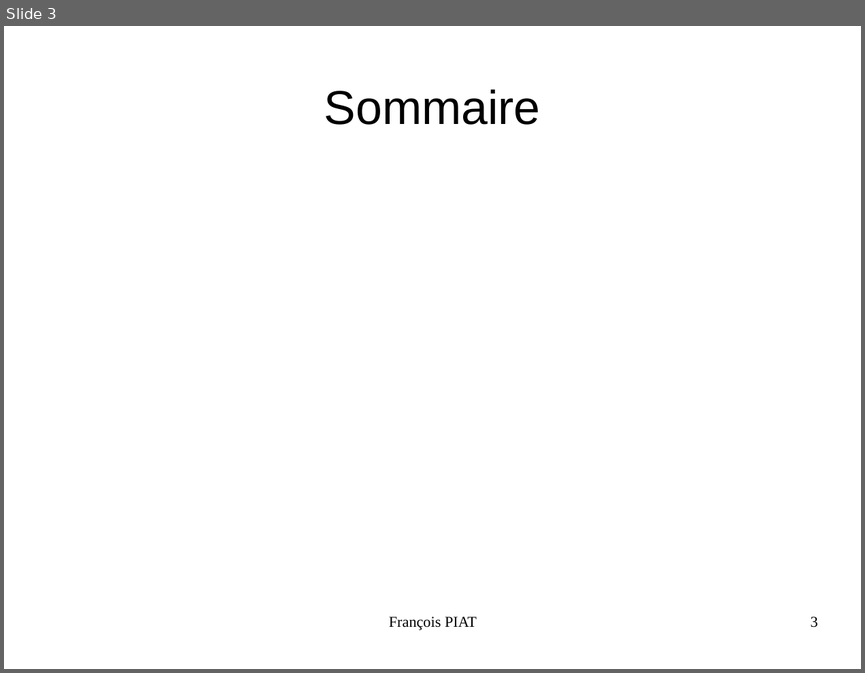
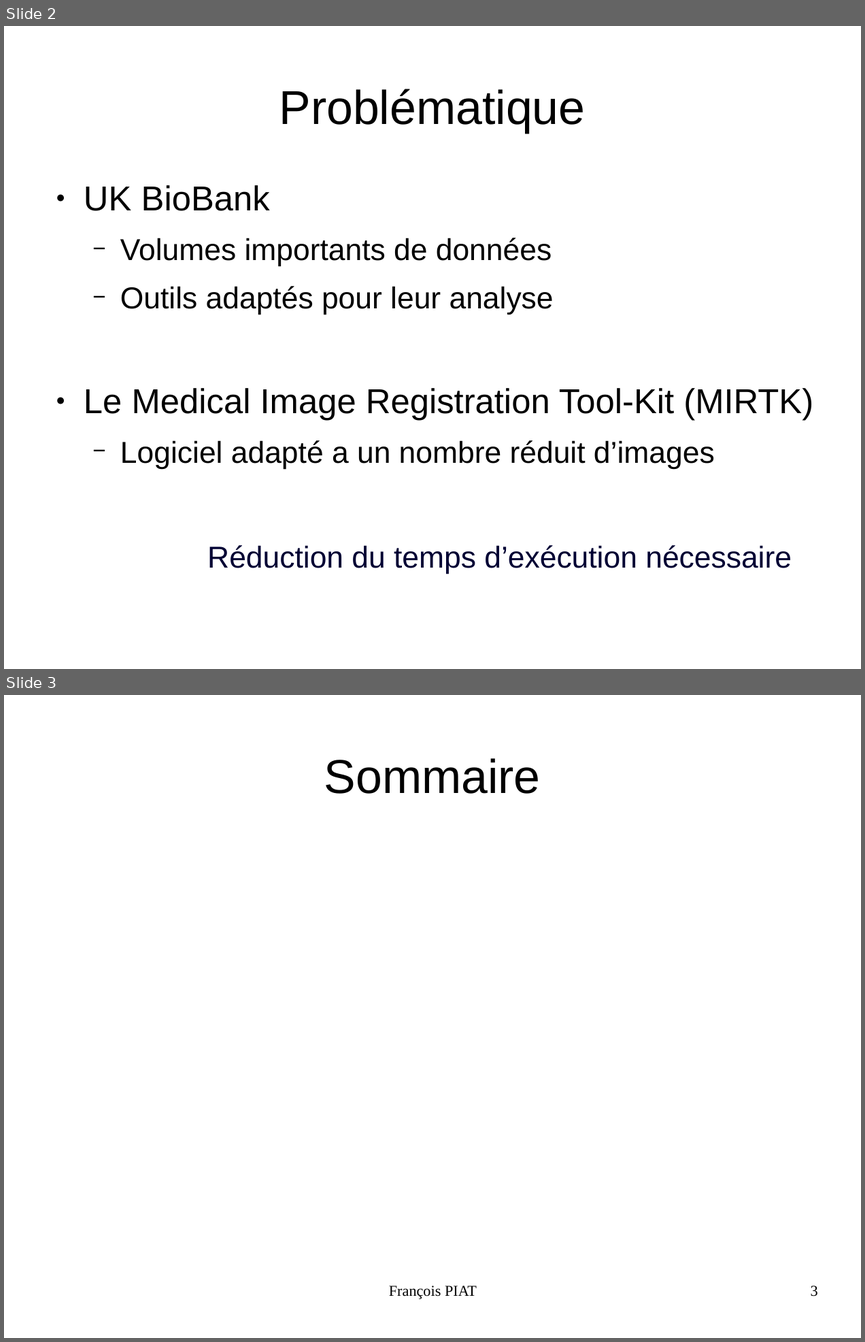
Before and after one commit to piatf/Report-2016-interniship-BioMedIA, a slide deck: presentation.odp. Shown one above the other, each under a label of ours: slide 3 before the commit, slides 2 and 3 after it. The pictures are 865x673 and 865x1342 pixels, drawn with LibreOffice and Linux fonts; fonts in the diff are those of the drawing. Boxes give left, top, right and bottom in pixels: in the first picture for what was removed or moved away, otherwise in the second. Text is boxed around its words. In the diff, an @@ line names an element or a change of style, - is before the commit and + after.

Commit message:
Adds some slides for gaussian blurring and transform-image

```diff
--- a/presentation.odp
+++ b/presentation.odp
@@ slide 2 added at box(4, 26, 861, 669), background #FFFFFF @@
@@ title added at box(279, 89, 585, 133), 44 pt, text #000000 @@
+Problématique
@@ text added at box(84, 185, 813, 469), 28 pt, text #000000 @@
+● UK BioBank
+  − Volumes importants de données
+  − Outils adaptés pour leur analyse
+● Le Medical Image Registration Tool-Kit (MIRTK)
+  − Logiciel adapté a un nombre réduit d’images
@@ text added at box(207, 545, 791, 573), 28 pt, text #000033 @@
+Réduction du temps d’exécution nécessaire
```
Also in this commit, not shown: 4 slides changed, 12 other slides added.
